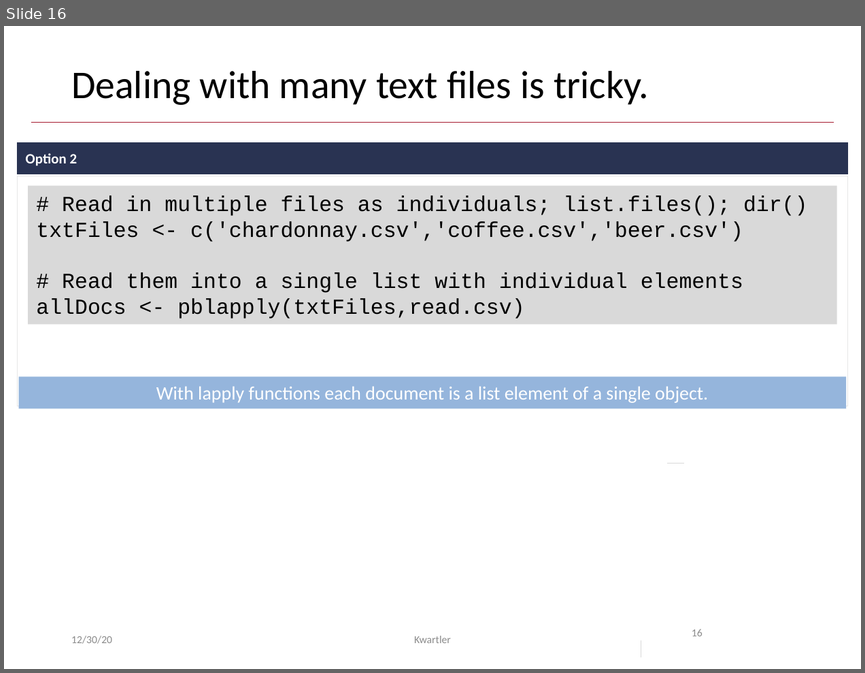
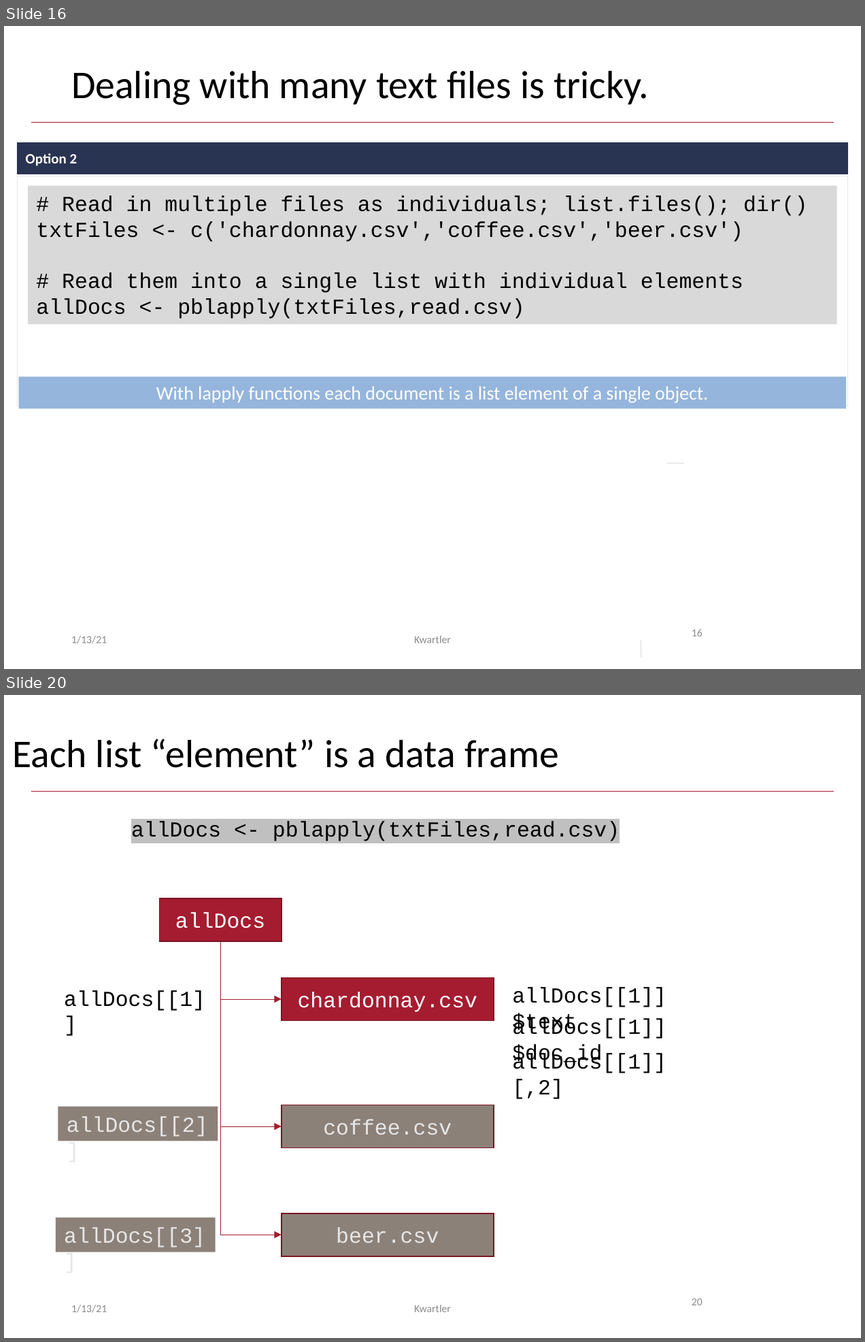
Before and after one commit to kwartler/hult_NLP_student, a slide deck: lessons/class3/Class3C_wordclouds.pptx. Shown one above the other, each under a label of ours: slide 16 before the commit, slides 16 and 20 after it; the slides between them are not shown. The pictures are 865x673 and 865x1342 pixels, drawn with LibreOffice and Linux fonts; fonts in the diff are those of the drawing. Boxes give left, top, right and bottom in pixels: in the first picture for what was removed or moved away, otherwise in the second. Text is boxed around its words. In the diff, an @@ line names an element or a change of style, - is before the commit and + after.

```diff
--- a/lessons/class3/Class3C_wordclouds.pptx
+++ b/lessons/class3/Class3C_wordclouds.pptx
@@ slide 20 added at (x1=4, y1=695, x2=861, y2=1338), background #FFFFFF; not listed: 1 template element that a slide beside it also shows @@
@@ title added at (x1=12, y1=739, x2=559, y2=768), 33 pt, text #000000 @@
+Each list “element” is a data frame
@@ text added at (x1=131, y1=821, x2=619, y2=841), 18 pt, text #000000 @@
+allDocs <- pblapply(txtFiles,read.csv)
@@ rectangle added at (x1=159, y1=898, x2=281, y2=941), fill #A51C30, outline #7A1524 1 pt, 18 pt, text #FFFFFF @@
+allDocs
@@ elbow arrow added from (220, 941) to (281, 999), #A51C30 0.5 pt @@
@@ elbow arrow added from (220, 941) to (281, 1126), #A51C30 0.5 pt @@
@@ elbow arrow added from (220, 941) to (281, 1235), #A51C30 0.5 pt @@
@@ rectangle added at (x1=281, y1=978, x2=494, y2=1021), fill #A51C30, outline #7A1524 1 pt, 18 pt, text #FFFFFF @@
+chardonnay.csv
@@ text added at (x1=64, y1=990, x2=205, y2=1011), 18 pt, text #000000 @@
+allDocs[[1]]
@@ text added at (x1=512, y1=987, x2=666, y2=1034), 18 pt, text #000000 @@
+allDocs[[1]]$text
@@ text added at (x1=512, y1=1018, x2=666, y2=1066), 18 pt, text #000000 @@
+allDocs[[1]]$doc_id
@@ text added at (x1=512, y1=1053, x2=666, y2=1099), 18 pt, text #000000 @@
+allDocs[[1]][,2]
@@ rectangle added at (x1=58, y1=1106, x2=218, y2=1140), fill #8C8179, 18 pt, text #E7E6E6 @@
+allDocs[[2]]
@@ rectangle added at (x1=281, y1=1104, x2=494, y2=1147), fill #8C8179, outline #7A1524 1 pt, 18 pt, text #E7E6E6 @@
+coffee.csv
@@ rectangle added at (x1=56, y1=1217, x2=215, y2=1251), fill #8C8179, 18 pt, text #E7E6E6 @@
+allDocs[[3]]
@@ rectangle added at (x1=281, y1=1213, x2=494, y2=1256), fill #8C8179, outline #7A1524 1 pt, 18 pt, text #E7E6E6 @@
+beer.csv
@@ text added at (x1=71, y1=1304, x2=107, y2=1312), 9 pt, text #8C8C8C @@
+1/13/21
@@ text added at (x1=414, y1=1304, x2=451, y2=1312), 9 pt, text #8C8C8C @@
+Kwartler
@@ page number added at (x1=691, y1=1298, x2=702, y2=1305), 9 pt, text #8C8C8C @@
+20
@@ slide 16 changed as well @@
@@ text at (x1=71, y1=635, x2=107, y2=643): text changed @@
-12/30/20
+1/13/21
```
Also in this commit, not shown: 28 other slides changed, 4 other slides added, 3 other files.
